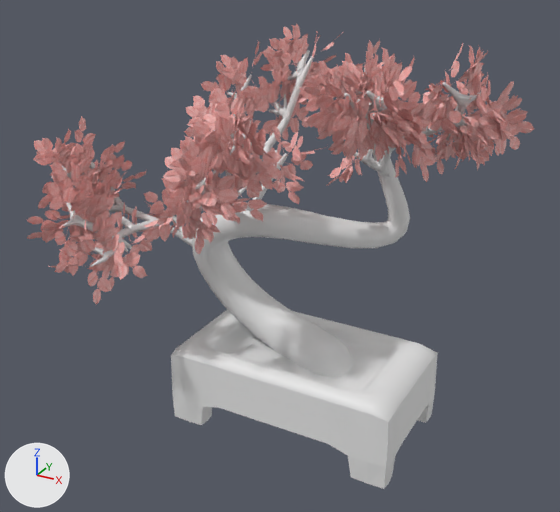
The Blender file public/bonsai.blend: old version first, new version second.
Before and after are seen from a 50 mm camera at (2.83, -6.08, 4.17) aimed at (-0.43, -0.16, 1.21). The lights are fixed; the arrows at lower left show +X, +Y and +Z.

The scene before the commit, as lines of its bpy script (objects in view):
```python
me_beziercurve = bpy.data.meshes.new('BezierCurve')
me_beziercurve.from_pydata(...)  # 3686 vertices, 3795 faces; spans x -2.64..1.47, y -1.36..1.03, z -0.13..3.03
me_beziercurve.materials.append(mat_tree)  # white #e7e7e7
me_cube = bpy.data.meshes.new('Cube')
me_cube.from_pydata(...)  # 608 vertices, 606 faces; spans x -3.7..-1.31, y -0.25..1.12, z -0.53..0.32
me_pink_leaf_removebg_preview = bpy.data.meshes.new('pink-leaf-removebg-preview')
me_pink_leaf_removebg_preview.from_pydata(...)  # 156 vertices, 10 faces; spans x -0.11..0.635, y -0.016..0.974, z -0.068..0.095
me_pink_leaf_removebg_preview.materials.append(mat_pink_leaf_removebg_preview)  # picture img_pink_leaf_removebg_preview_png
ob_cube = bpy.data.objects.new('Cube', me_cube)
ob_cube.location = (2.299, -0.484, -0.065)
ob_pink_leaf_removebg_preview_498 = bpy.data.objects.new('pink-leaf-removebg-preview.498', me_pink_leaf_removebg_preview)
ob_pink_leaf_removebg_preview_498.location = (-0.49, -0.572, 2.372)
ob_pink_leaf_removebg_preview_498.rotation_euler = (-0.514, 0.672, -1.571)  # degrees (-29, 39, -90)
ob_pink_leaf_removebg_preview_498.scale = (0.36, 0.36, 0.36)
ob_trunk = bpy.data.objects.new('Trunk', me_beziercurve)
ob_trunk.location = (0.0, 0.0, 0.0)
```
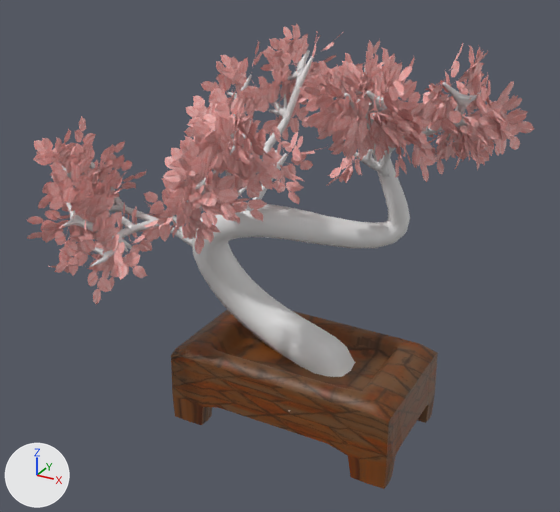
What changed in the scene script:
```text
Add img_tiles_terracotta_007_basecolor_jpg:
    img_tiles_terracotta_007_basecolor_jpg = load_image('Tiles_Terracotta_007_basecolor.jpg', 'models/bonsaiTree/Tiles_Terracotta_007_basecolor.jpg', 1024, 1024, 'sRGB')
Add mat_material:
    mat_material = principled_material('Material')
    mat_material.texture = img_tiles_terracotta_007_basecolor_jpg
    mat_material.specular_ior_level = 0.49
Change me_cube:
    where me_cube.from_pydata(...)  # 608 vertices, 606 faces; spans x -3.7..-1.31, y -0.25..1.12, z -0.53..0.32
    add me_cube.materials.append(mat_material)  # picture img_tiles_terracotta_007_basecolor_jpg
```

Changed parts and their boxes [x1, y1, x2, y2] in the pictures (560 x 512 px):
'Cube', recoloured (grey to brown)
    both: [171, 310, 438, 489]
